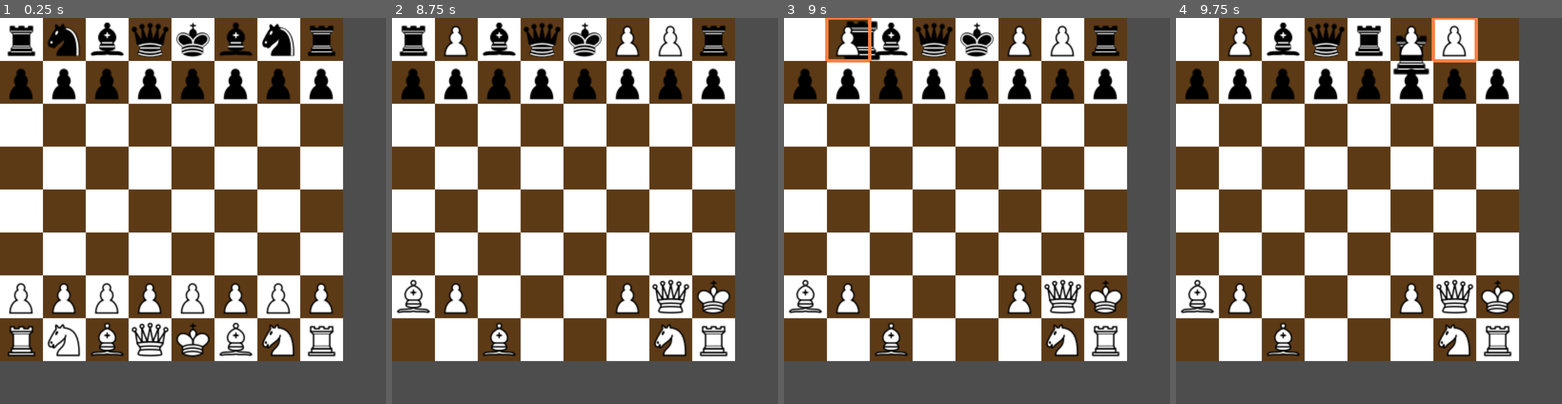
Above: before the commit, frames 1-4 (left to right).
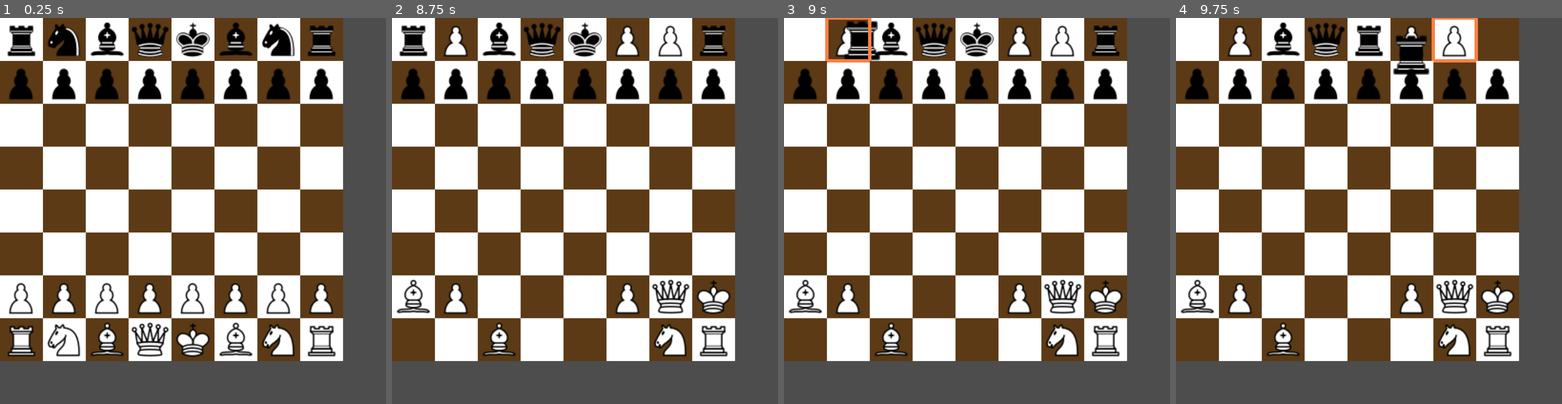
Above: after the commit, the same moments.

Repository: telamonian/chess_2d
Game: Godot game, scene res://game/game_2d.tscn
Two runs of this game, one before a commit and one after it. Both use one fixed random seed, a clock stepped at 60 frames per second and the inputs below.
Inputs (mouse positions are in pixels of both pictures, inside the frame that each line leads up to):
- Up to frame 1 (0.25 s): no input
- Up to frame 2 (8.75 s): tap Enter at 0.5, 5.75 s; drag from (415, 338) to (712, 338) at 0.52 s; drag from (457, 338) to (669, 338) at 1.27 s; move the mouse to (500, 338) at 2.02 s; click (500, 338) at 2.17 s; tap Space at 2.75 s; drag from (627, 338) to (415, 295) at 2.77 s; drag from (542, 338) to (669, 295) at 3.52 s; drag from (585, 338) to (712, 295) at 4.27 s; move the mouse to (457, 295) at 5.02 s; click (457, 295) at 5.17 s; drag from (500, 295) to (457, 41) at 5.77 s; drag from (542, 295) to (627, 41) at 6.52 s; drag from (585, 295) to (669, 41) at 7.27 s; move the mouse to (627, 295) at 8.02 s; click (627, 295) at 8.17 s
- Up to frame 3 (9 s): tap Space at 8.75 s; drag from (807, 41) to (977, 41) at 8.77 s
- Up to frame 4 (9.75 s): drag from (1496, 41) to (1241, 83) at 9.52 s

Frames 1-2 are identical in both runs. In frame 3, 0.1% of the frame differs, in the area x 15-20%, y 2-10%; in frame 4, 0.2%, in the area x 58-64%, y 4-10%.

Commit message:
refactor piece_manager to actually move pieces instead of destroying/recreating them

Diff:
--- a/game/board/board_2d.gd
+++ b/game/board/board_2d.gd
@@ -75,7 +75,7 @@
         if move not in pieces or pieces[move].player_id != player.id:
           moves.append(move)
 
-  highlights.add_highlight(moves)
+  highlights.set_highlight(moves)
 
 func _on_piece_drag_ended(piece: Piece2D):
   highlights.remove_highlight()
--- a/game/board/highlight.gd
+++ b/game/board/highlight.gd
@@ -24,9 +24,10 @@
 var vertical_coords: PackedVector2Array;
 var horizontal_coords: PackedVector2Array;
 
-func _init(new_squares: Array[Vector2i], new_grid_color: Color, new_tile_map: TileMapLayer):
+func _init(new_squares: Array[Vector2i], new_tile_map: TileMapLayer):
   Opt.subscribe("game", "square_highlight", _set_grid_color)
 
+  # tile_map needs to init first, since it's used in the setter for squares
   tile_map = new_tile_map
   squares = new_squares
 
--- a/game/board/highlights.gd
+++ b/game/board/highlights.gd
@@ -1,11 +1,15 @@
 extends Node2D
 
-func add_highlight(squares: Array[Vector2i]):
-  var highlight = BoardHighlight.new(squares, Color(1.0, 1.0, 0.259, 1.0), get_parent().tmlayer)
+var highlight: BoardHighlight = null
+
+func set_highlight(squares: Array[Vector2i]):
+  if highlight != null:
+    remove_highlight()
+  highlight = BoardHighlight.new(squares, get_parent().tmlayer)
   add_child(highlight)
 
 func remove_highlight():
-  var highlight = get_child(0)
+  highlight = get_child(0)
   remove_child(highlight)
   highlight.queue_free()
   highlight = null
--- a/game/piece/piece_2d.gd
+++ b/game/piece/piece_2d.gd
@@ -22,6 +22,11 @@
   new_piece.setup(player_id, color, type, grid_pos, pos)
 
   return new_piece
+
+func move(grid_pos: Vector2i, pos: Vector2):
+  grid_position = grid_pos
+  position = pos
+  is_moved = true
 
 func setup(pid: int, c: Enum.Pcolor, t: Enum.Ptype, grid_pos: Vector2i, pos: Vector2):
   player_id = pid
--- a/game/piece_manager.gd
+++ b/game/piece_manager.gd
@@ -1,11 +1,25 @@
 extends Node2D
 
+@warning_ignore("unused_signal")
 signal piece_drag_started(piece: Piece2D)
 signal piece_drag_ended(piece: Piece2D)
 
 var pieces: Dictionary[Vector2i, Piece2D] = {}
 
 @onready var game = get_parent()
+
+func move_piece(grid_pos: Vector2i, new_grid_pos: Vector2i) -> void:
+  var piece = pieces[grid_pos]
+
+  if grid_pos != new_grid_pos:
+    # piece has actually moved
+    if new_grid_pos in pieces:
+      # remove any pre-existing piece in new location
+      remove_piece(new_grid_pos)
+
+    pieces.erase(grid_pos)
+    piece.move(new_grid_pos, game.board.grid_to_local(new_grid_pos))
+    pieces[new_grid_pos] = piece
 
 func remove_piece(grid_pos: Vector2i):
   var piece: Piece2D = pieces.get(grid_pos)
@@ -61,17 +75,5 @@
 
 
 func _on_piece_drag_ended(piece: Piece2D) -> void:
-  var player_id = piece.player_id
-  var color = piece.color
-  var type = piece.type
-  var grid_pos = piece.grid_position
   var new_grid_pos = game.board.global_to_grid(piece.position)
-
-  if grid_pos != new_grid_pos:
-    # piece has actually moved
-    if new_grid_pos in pieces:
-      remove_piece(new_grid_pos)
-
-    remove_piece(grid_pos)
-    var new_piece = spawn_piece(player_id, color, type, new_grid_pos)
-    new_piece.is_moved = true
+  move_piece(piece.grid_position, new_grid_pos)
